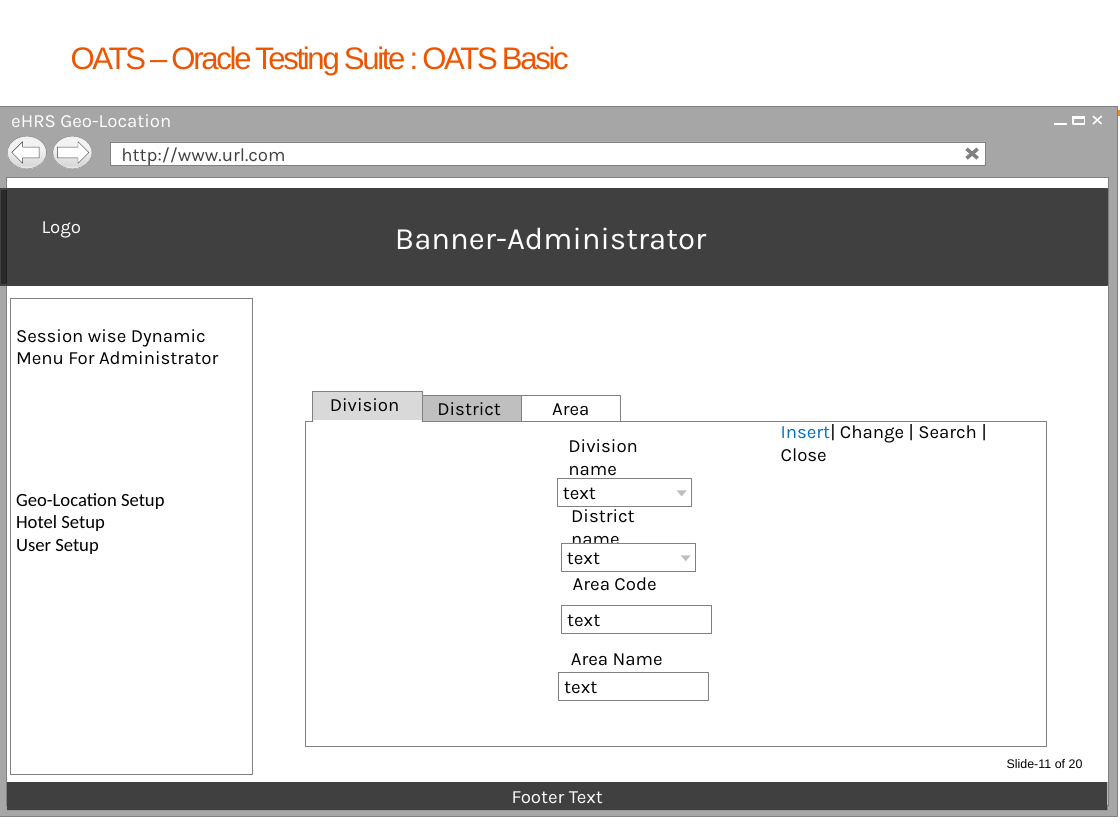
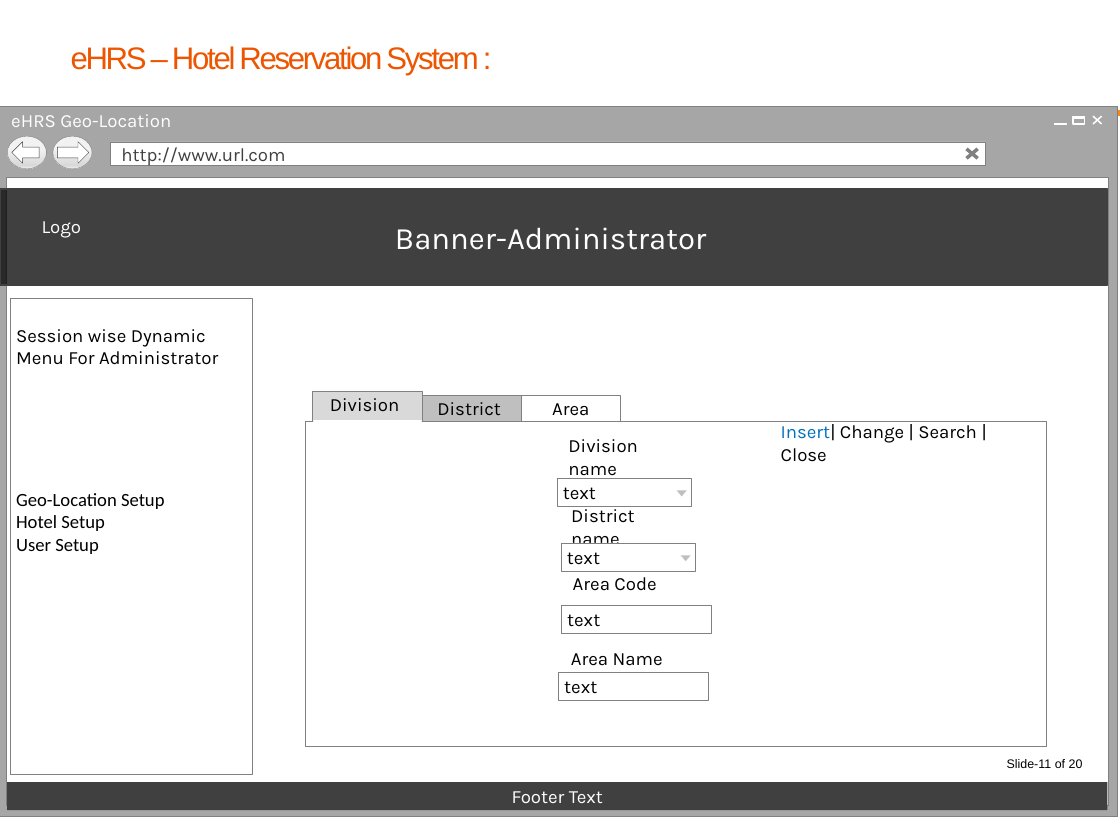
Before and after one commit to mahedee/HRS, a slide deck: slide 12 of Batch07/Documents/Hotel Reservation System-eHRS.pptx. Drawn at 1120x840 pixels with LibreOffice and Linux fonts; fonts in the diff are those of the drawing; background and template pictures are left out. Boxes give left, top, right and bottom in pixels: in the first picture for what was removed or moved away, otherwise in the second. Text is boxed around its words. In the diff, an @@ line names an element or a change of style, - is before the commit and + after.

```diff
--- a/Batch07/Documents/Hotel Reservation System-eHRS.pptx
+++ b/Batch07/Documents/Hotel Reservation System-eHRS.pptx
@@ title at (x1=71, y1=46, x2=478, y2=76): text changed @@
-OATS – Oracle Testing Suite : OATS Basic
+eHRS – Hotel Reservation System :
```
Also in this commit, not shown: 17 other slides changed.
